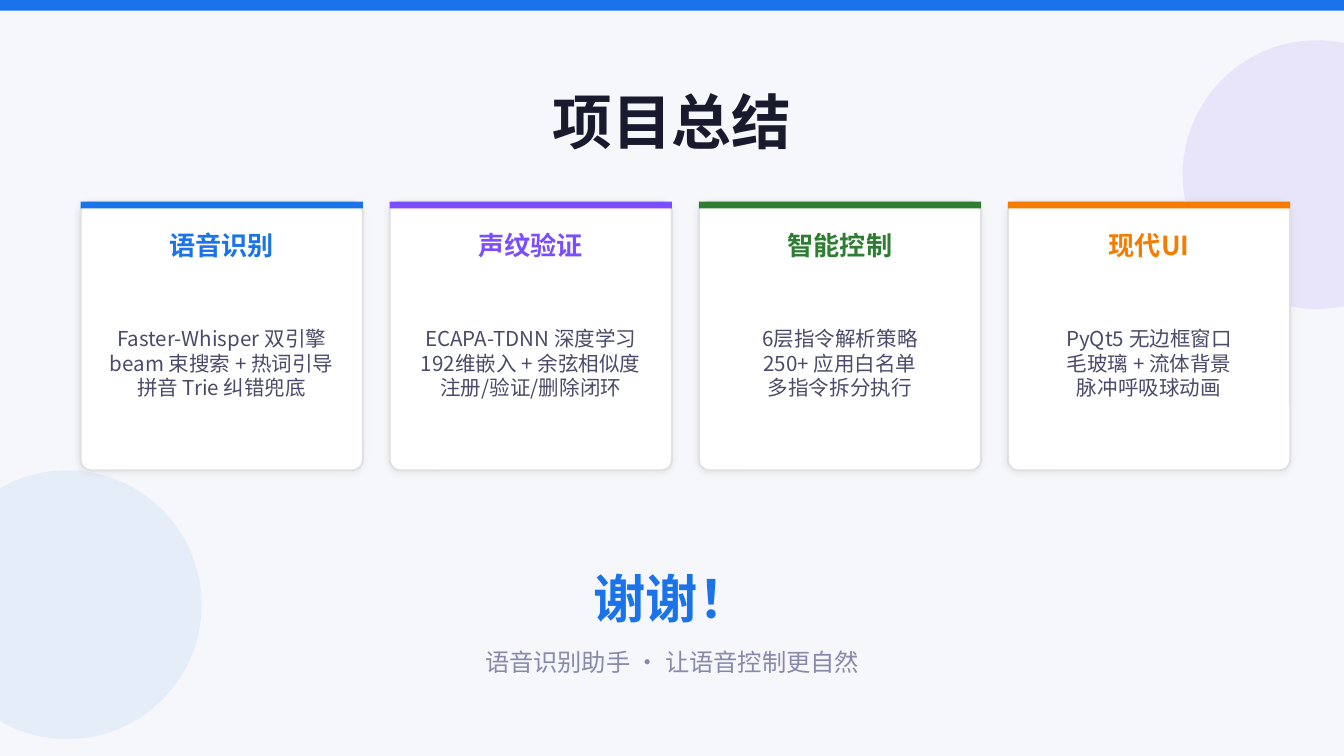
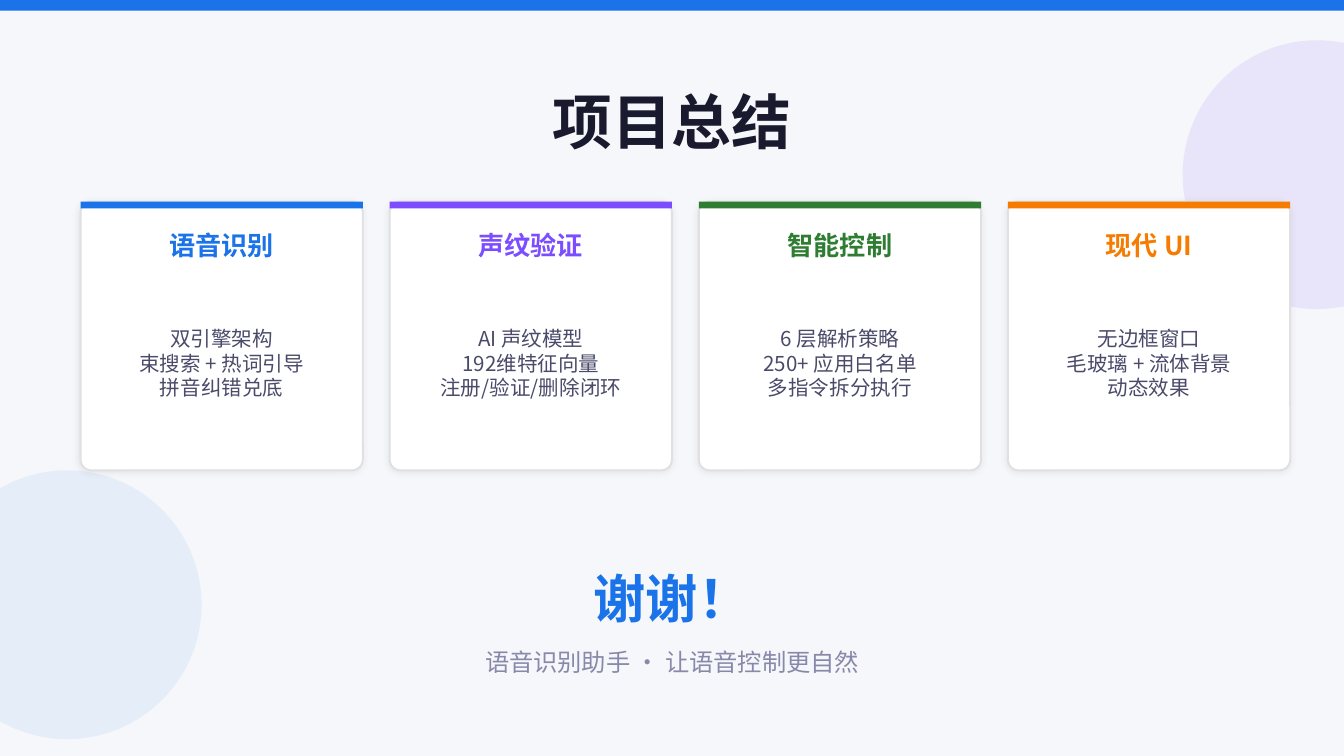
Before and after one commit to Halley7025/voice-recognition-assistant, a slide deck: slide 8 of 语音识别助手_项目汇报.pptx. Drawn at 1344x756 pixels with LibreOffice and Linux fonts; fonts in the diff are those of the drawing. Boxes give left, top, right and bottom in pixels: in the first picture for what was removed or moved away, otherwise in the second. Text is boxed around its words. In the diff, an @@ line names an element or a change of style, - is before the commit and + after.

```diff
--- a/语音识别助手_项目汇报.pptx
+++ b/语音识别助手_项目汇报.pptx
@@ text at bbox=[1106, 233, 1192, 258]: spaces changed @@
-现代UI
+现代 UI
@@ text at bbox=[139, 328, 304, 397]: text changed @@
-Faster-Whisper 双引擎
-beam 束搜索 + 热词引导
-拼音 Trie 纠错兜底
+双引擎架构
+束搜索 + 热词引导
+拼音纠错兑底
@@ text at bbox=[462, 328, 599, 373]: text changed @@
-ECAPA-TDNN 深度学习
-192维嵌入 + 余弦相似度
+AI 声纹模型
+192维特征向量
@@ text at bbox=[780, 329, 899, 348]: text changed @@
-6层指令解析策略
+6 层解析策略
@@ text at bbox=[1098, 328, 1201, 348]: text changed @@
-PyQt5 无边框窗口
+无边框窗口
@@ text at bbox=[1108, 377, 1190, 397]: text changed @@
-脉冲呼吸球动画
+动态效果
```
Also in this commit, not shown: 6 other slides changed, 1 other file.
